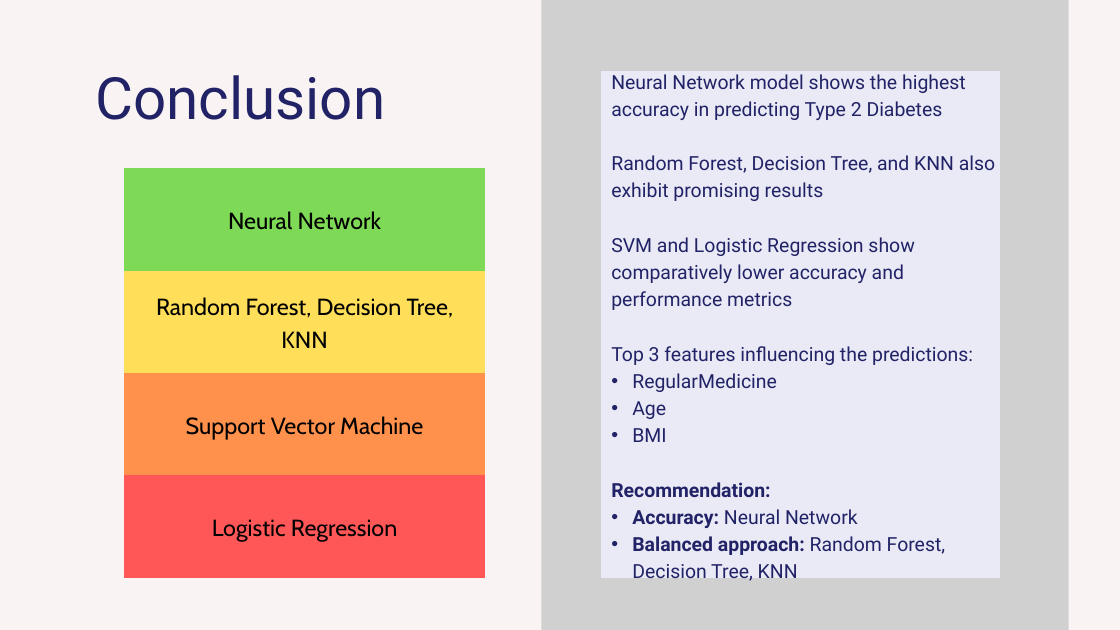
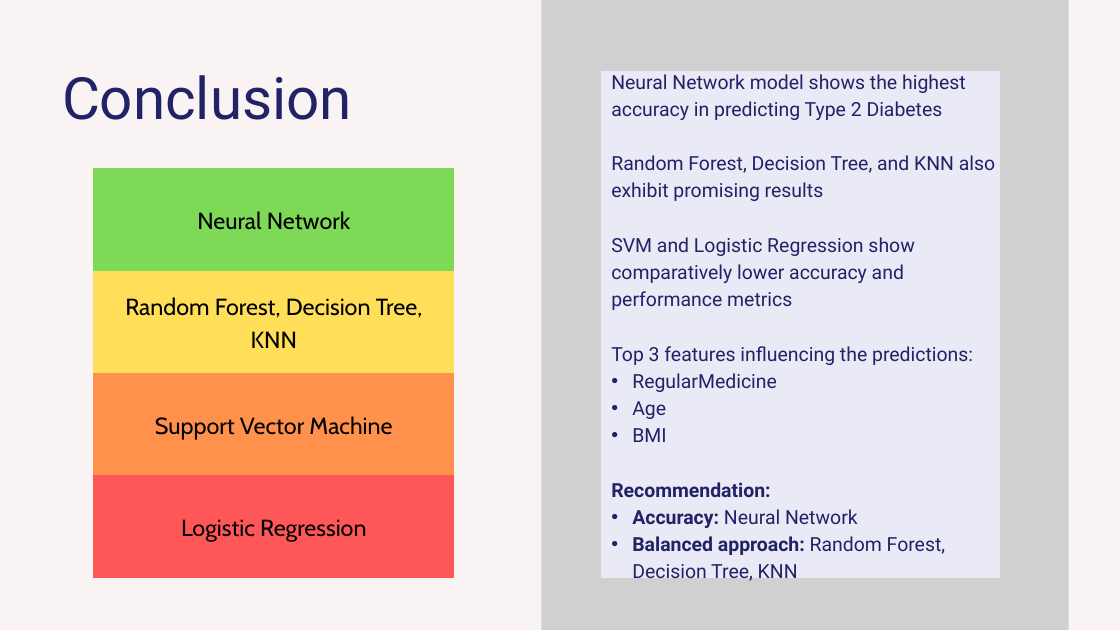
Before and after one commit to bernardtse/diabetes-prediction, a slide deck: slide 11 of presentation/presentation.pptx. Drawn at 1120x630 pixels with LibreOffice and Linux fonts; fonts in the diff are those of the drawing; grey boxes stand for pictures. Boxes give left, top, right and bottom in pixels: in the first picture for what was removed or moved away, otherwise in the second. Text is boxed around its words. In the diff, an @@ line names an element or a change of style, - is before the commit and + after.

Commit message:
refined presentation - spelling errors, layout etc

```diff
--- a/presentation/presentation.pptx
+++ b/presentation/presentation.pptx
@@ text "Conclusion": place and size @@
-text "Conclusion" at [95,75,385,120]
+text "Conclusion" at [62,75,352,120]
@@ table: place and size @@
-table at [124,168,486,577]
+table at [94,168,455,577]
```
Also in this commit, not shown: 5 other slides changed.
